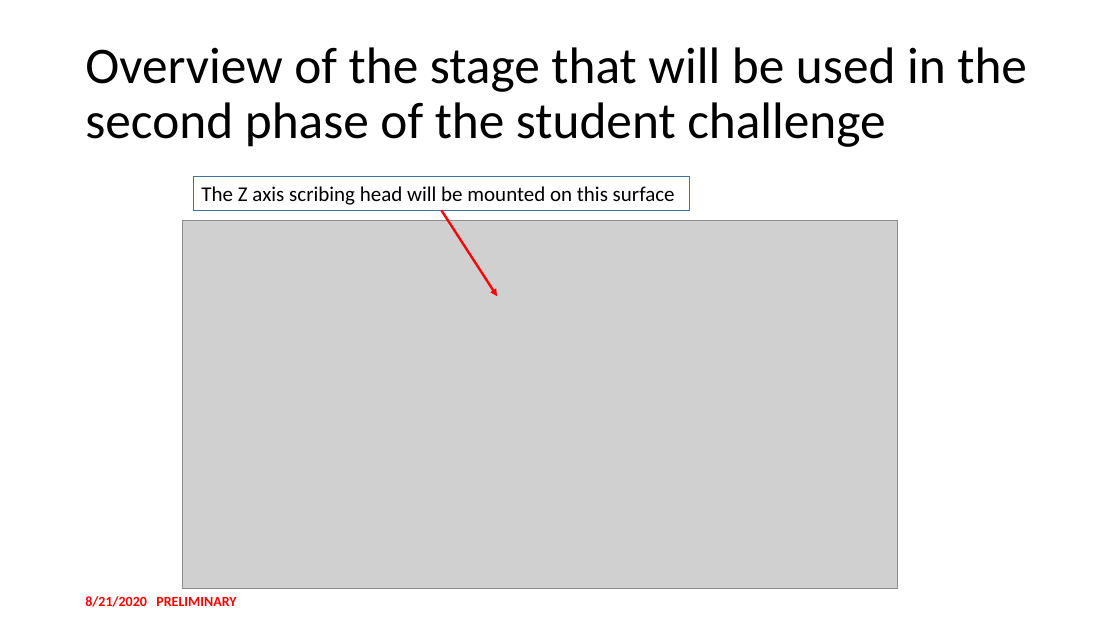
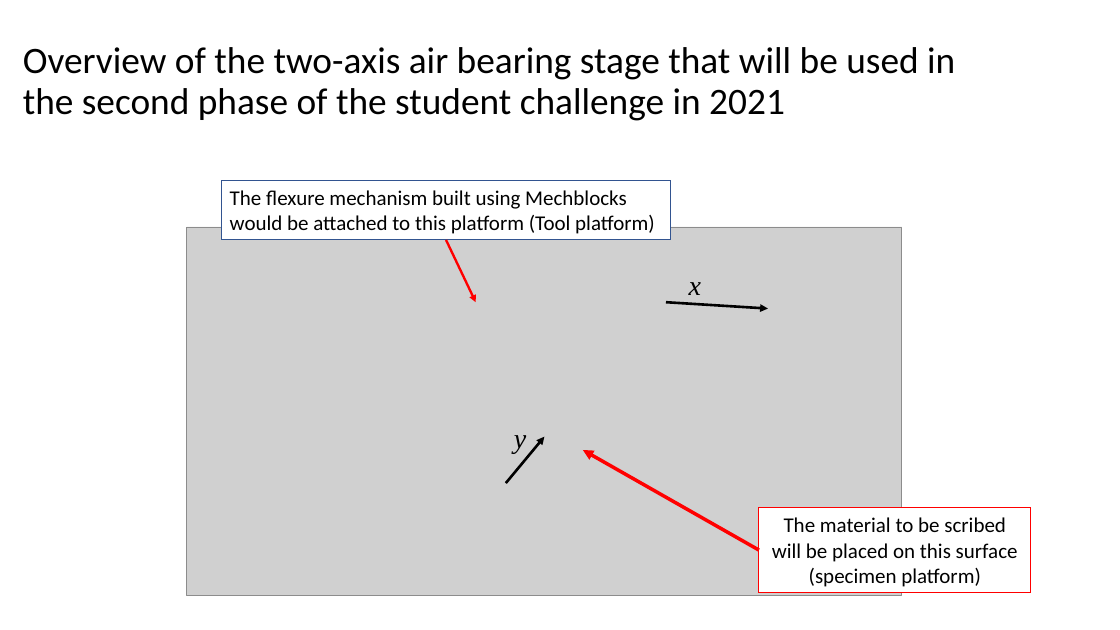
Before and after one commit to ASPE-student-challenge/2020, a slide deck: slide 1 of CAD/ASPE Student challenge mounting provisions for the Z.pptx (slide 2 before the commit). Drawn at 1120x630 pixels with LibreOffice and Linux fonts; fonts in the diff are those of the drawing; grey boxes stand for pictures. Boxes give left, top, right and bottom in pixels: in the first picture for what was removed or moved away, otherwise in the second. Text is boxed around its words. In the diff, an @@ line names an element or a change of style, - is before the commit and + after.

```diff
--- a/CAD/ASPE Student challenge mounting provisions for the Z.pptx
+++ b/CAD/ASPE Student challenge mounting provisions for the Z.pptx
@@ title at bbox=[23, 47, 955, 121]: text changed; size 44 to 32 pt @@
-Overview of the stage that will be used in the second phase of the student challenge
+Overview of the two-axis air bearing stage that will be used in the second phase of the student challenge in 2021
@@ rectangle "The flexure mechanism built using ...": place and size @@
-rectangle "The flexure mechanism built using ..." at bbox=[193, 176, 690, 210]
+rectangle "The flexure mechanism built using ..." at bbox=[222, 181, 671, 240]
@@ rectangle "The flexure mechanism built using ..." at bbox=[222, 181, 671, 240]: outline #43739E 0.75 pt to #325491 0.75 pt @@
@@ text in rectangle at bbox=[230, 190, 655, 234]: text changed @@
-The Z axis scribing head will be mounted on this surface
+The flexure mechanism built using Mechblocks
+would be attached to this platform (Tool platform)
@@ picture: place and size @@
-picture at bbox=[182, 221, 897, 589]
+picture at bbox=[187, 227, 902, 595]
@@ arrow moved from (441, 210) - (497, 297) to (446, 240) - (476, 302) @@
@@ text added at bbox=[689, 282, 701, 295], 24 pt, text #000000, italic @@
+x
@@ arrow added from (666, 302) to (768, 308), #000000 2.25 pt @@
@@ arrow added from (506, 483) to (544, 437), #000000 2.25 pt @@
@@ text added at bbox=[514, 435, 526, 454], 24 pt, text #000000, italic @@
+y
@@ arrow added from (760, 550) to (583, 450), #FF0000 3 pt @@
@@ rectangle added at bbox=[760, 507, 1032, 592], fill #FFFFFF, outline #FF0000 0.75 pt, 18 pt, text #000000 @@
+The material to be scribed will be placed on this surface
+(specimen platform)
@@ text removed at bbox=[85, 596, 236, 607] @@
-8/21/2020 PRELIMINARY
```
Also in this commit, not shown: 3 slides added, 5 slides removed.
